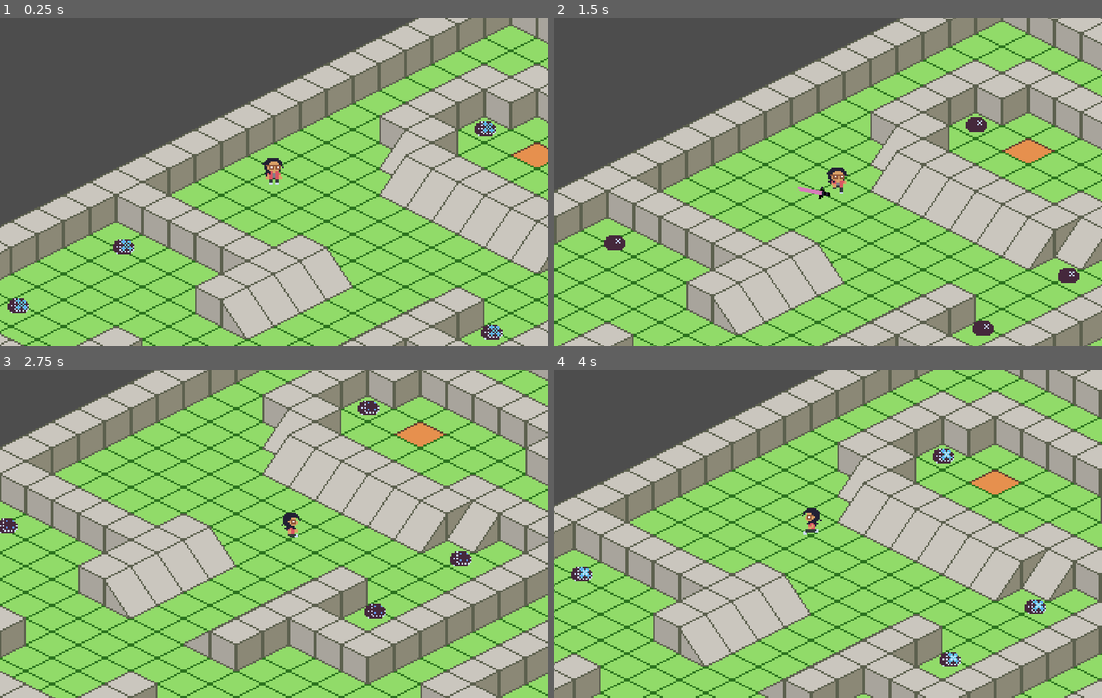
Above: before the commit, frames 1-4 (two rows, left to right).
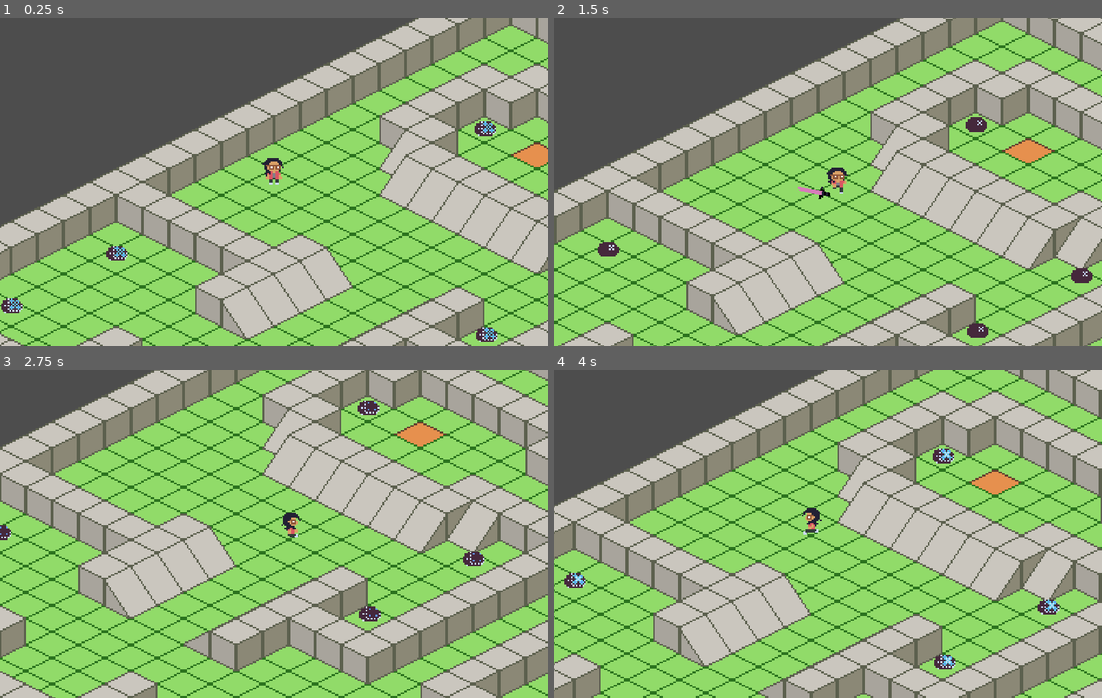
Above: after the commit, the same moments.

Repository: gaboma19/dustership
Game: Godot game, scene res://scenes/combat/combat.tscn
The game is run twice, just before and just after one commit, with the same random seed, the same clock (stepped at 60 frames per second) and the same inputs. The engine's default icon, where the game draws it, is replaced by a stand-in: a white triangle on a blue panel in a dark square.
Inputs (mouse positions are in pixels of both pictures, inside the frame that each line leads up to):
- Up to frame 1 (0.25 s): no input
- Up to frame 2 (1.5 s): move the mouse to (948, 165) at 0.52 s; press the mouse at (948, 165) at 0.53 s; hold D (move_right) 0.53-1.28 s; move the mouse to (718, 198) at 1.27 s; release the mouse at (718, 198) at 1.28 s; hold S (move_down) from 1.28 s (still down); click (718, 198) at 1.35 s
- Up to frame 3 (2.75 s): move the mouse to (328, 461) at 2.02 s; release S (move_down) at 2.03 s; press the mouse at (328, 461) at 2.03 s; hold D (move_right) from 2.03 s (still down)
- Up to frame 4 (4 s): move the mouse to (800, 599) at 2.77 s; release D (move_right) at 2.78 s; release the mouse at (800, 599) at 2.78 s; hold Up (move_up) 2.78-3.53 s; click (800, 599) at 2.85 s; move the mouse to (992, 583) at 3.52 s; press the mouse at (992, 583) at 3.53 s; hold A (move_left) from 3.53 s (still down)

The runs differ from the first frame. In frame 1, 0.5% of the frame differs, in the area x 0-92%, y 67-99%; in frame 2, 0.5%; in frame 3, 0.5%; in frame 4, 0.6%, in the area x 1-93%, y 60-92%.

Commit message:
add components from course

Diff:
--- a/project.godot
+++ b/project.godot
@@ -27,6 +27,10 @@
 [editor_plugins]
 
 enabled=PackedStringArray("res://addons/AsepriteWizard/plugin.cfg")
+
+[gui]
+
+theme/custom="res://resources/theme.tres"
 
 [input]
 
--- /dev/null
+++ b/resources/theme.tres
@@ -0,0 +1,6 @@
+[gd_resource type="Theme" load_steps=2 format=3 uid="uid://dvxsu1p51t4yo"]
+
+[ext_resource type="FontFile" uid="uid://c1fndwv2tyfbk" path="res://assets/pixellari/Pixellari.ttf" id="1_i63ck"]
+
+[resource]
+default_font = ExtResource("1_i63ck")
--- a/scenes/combat/combat.tscn
+++ b/scenes/combat/combat.tscn
@@ -1,7 +1,7 @@
 [gd_scene load_steps=4 format=3 uid="uid://c07831odmeqpn"]
 
-[ext_resource type="PackedScene" uid="uid://8mj6n5arl8rg" path="res://scenes/objects/player/player.tscn" id="2_q03xn"]
-[ext_resource type="PackedScene" uid="uid://ggvy8hstsf8l" path="res://scenes/objects/philo/philo.tscn" id="3_0rarn"]
+[ext_resource type="PackedScene" uid="uid://8mj6n5arl8rg" path="res://scenes/entities/player/player.tscn" id="2_q03xn"]
+[ext_resource type="PackedScene" uid="uid://ggvy8hstsf8l" path="res://scenes/entities/philo/philo.tscn" id="3_0rarn"]
 [ext_resource type="PackedScene" uid="uid://b7qlpio0l5g3f" path="res://scenes/combat/pathfinding_tilemap.tscn" id="3_qdqo6"]
 
 [node name="Combat" type="Node2D"]
@@ -25,16 +25,16 @@
 position = Vector2(-112, -72)
 
 [node name="Philo" parent="Entities" instance=ExtResource("3_0rarn")]
-position = Vector2(72, -8)
+position = Vector2(80, -8)
 
 [node name="Philo2" parent="Entities" instance=ExtResource("3_0rarn")]
-position = Vector2(20, 24)
+position = Vector2(16, 24)
 
 [node name="Philo3" parent="Entities" instance=ExtResource("3_0rarn")]
-position = Vector2(-204, -28)
+position = Vector2(-208, -24)
 
 [node name="Philo4" parent="Entities" instance=ExtResource("3_0rarn")]
-position = Vector2(-268, 8)
+position = Vector2(-272, 8)
 
 [node name="Philo5" parent="Entities" instance=ExtResource("3_0rarn")]
 position = Vector2(0, 144)
@@ -43,7 +43,7 @@
 position = Vector2(16, -100)
 
 [node name="Philo7" parent="Entities" instance=ExtResource("3_0rarn")]
-position = Vector2(248, 20)
+position = Vector2(256, 16)
 
 [node name="Philo8" parent="Entities" instance=ExtResource("3_0rarn")]
 position = Vector2(160, 64)
@@ -67,10 +67,10 @@
 position = Vector2(332, 320)
 
 [node name="Philo15" parent="Entities" instance=ExtResource("3_0rarn")]
-position = Vector2(264, 124)
+position = Vector2(272, 120)
 
 [node name="Philo16" parent="Entities" instance=ExtResource("3_0rarn")]
-position = Vector2(192, 156)
+position = Vector2(192, 160)
 
 [node name="Philo17" parent="Entities" instance=ExtResource("3_0rarn")]
 position = Vector2(208, 236)
--- /dev/null
+++ b/scenes/components/death_component.gd
@@ -0,0 +1,38 @@
+extends Node2D
+
+@export var health_component: Node
+@export var sprite: Sprite2D
+
+
+func _ready():
+	health_component.died.connect(on_died)
+
+
+func get_texture_from_atlas():
+	@warning_ignore("integer_division")
+	var sprite_dimensions = Vector2(
+		sprite.texture.get_width() / sprite.hframes,
+		sprite.texture.get_height() / sprite.vframes)
+	var region = Rect2(sprite.frame_coords, sprite_dimensions)
+
+	var atlas = AtlasTexture.new()
+	atlas.atlas = sprite.texture
+	atlas.region = region
+
+	return atlas
+
+
+func on_died():
+	if owner == null || not owner is Node2D:
+		return
+
+	$GPUParticles2D.texture = get_texture_from_atlas()
+
+	var spawn_position = owner.global_position
+
+	var entities = get_tree().get_first_node_in_group("entities")
+	get_parent().remove_child(self)
+	entities.add_child(self)
+
+	global_position = spawn_position
+	$AnimationPlayer.play("default")
--- /dev/null
+++ b/scenes/components/death_component.tscn
@@ -0,0 +1,90 @@
+[gd_scene load_steps=9 format=3 uid="uid://bqp027bkxbbdq"]
+
+[ext_resource type="Script" path="res://scenes/components/death_component.gd" id="1_sm3xe"]
+[ext_resource type="Texture2D" uid="uid://do1smmanvhlef" path="res://assets/philo/philo-16.png" id="2_eaf46"]
+
+[sub_resource type="Animation" id="Animation_jbi63"]
+resource_name = "default"
+tracks/0/type = "value"
+tracks/0/imported = false
+tracks/0/enabled = true
+tracks/0/path = NodePath("GPUParticles2D:emitting")
+tracks/0/interp = 1
+tracks/0/loop_wrap = true
+tracks/0/keys = {
+"times": PackedFloat32Array(0),
+"transitions": PackedFloat32Array(1),
+"update": 1,
+"values": [true]
+}
+tracks/1/type = "method"
+tracks/1/imported = false
+tracks/1/enabled = true
+tracks/1/path = NodePath(".")
+tracks/1/interp = 1
+tracks/1/loop_wrap = true
+tracks/1/keys = {
+"times": PackedFloat32Array(1),
+"transitions": PackedFloat32Array(1),
+"values": [{
+"args": [],
+"method": &"queue_free"
+}]
+}
+
+[sub_resource type="Animation" id="Animation_0vwux"]
+length = 0.001
+tracks/0/type = "value"
+tracks/0/imported = false
+tracks/0/enabled = true
+tracks/0/path = NodePath("GPUParticles2D:emitting")
+tracks/0/interp = 1
+tracks/0/loop_wrap = true
+tracks/0/keys = {
+"times": PackedFloat32Array(0),
+"transitions": PackedFloat32Array(1),
+"update": 1,
+"values": [false]
+}
+
+[sub_resource type="AnimationLibrary" id="AnimationLibrary_4bf1o"]
+_data = {
+"RESET": SubResource("Animation_0vwux"),
+"default": SubResource("Animation_jbi63")
+}
+
+[sub_resource type="Curve" id="Curve_6j87l"]
+_data = [Vector2(0, 1), 0.0, 0.0, 0, 0, Vector2(0.6, 1), 0.0, 0.0, 0, 0, Vector2(1, 0), 0.0, 0.0, 0, 0]
+point_count = 3
+
+[sub_resource type="CurveTexture" id="CurveTexture_aidrr"]
+curve = SubResource("Curve_6j87l")
+
+[sub_resource type="ParticleProcessMaterial" id="ParticleProcessMaterial_pt6m8"]
+particle_flag_disable_z = true
+direction = Vector3(0, -1, 0)
+spread = 30.0
+initial_velocity_min = 175.0
+initial_velocity_max = 200.0
+angular_velocity_min = -1440.0
+angular_velocity_max = 1440.0
+gravity = Vector3(0, 800, 0)
+scale_curve = SubResource("CurveTexture_aidrr")
+
+[node name="DeathComponent" type="Node2D"]
+script = ExtResource("1_sm3xe")
+
+[node name="AnimationPlayer" type="AnimationPlayer" parent="."]
+libraries = {
+"": SubResource("AnimationLibrary_4bf1o")
+}
+
+[node name="GPUParticles2D" type="GPUParticles2D" parent="."]
+emitting = false
+amount = 1
+process_material = SubResource("ParticleProcessMaterial_pt6m8")
+texture = ExtResource("2_eaf46")
+lifetime = 0.5
+one_shot = true
+fixed_fps = 0
+interpolate = false
--- /dev/null
+++ b/scenes/components/hit_flash_component.gd
@@ -0,0 +1,23 @@
+extends Node
+
+@export var health_component: Node
+@export var sprite: Sprite2D
+@export var hit_flash_material: ShaderMaterial
+
+var hit_flash_tween: Tween
+
+
+func _ready():
+	health_component.health_changed.connect(on_health_changed)
+	sprite.material = hit_flash_material
+
+
+func on_health_changed():
+	# restart tween if it is already active
+	if hit_flash_tween != null && hit_flash_tween.is_valid():
+		hit_flash_tween.kill()
+
+	(sprite.material as ShaderMaterial).set_shader_parameter("lerp_percent", 1.0)
+	hit_flash_tween = create_tween()
+	hit_flash_tween.tween_property(sprite.material, "shader_parameter/lerp_percent", 0.0, 0.25)\
+	.set_ease(Tween.EASE_IN).set_trans(Tween.TRANS_CUBIC)
--- /dev/null
+++ b/scenes/components/hit_flash_component.tscn
@@ -0,0 +1,8 @@
+[gd_scene load_steps=3 format=3 uid="uid://dmoxbd2k6knqn"]
+
+[ext_resource type="Script" path="res://scenes/components/hit_flash_component.gd" id="1_6j7d1"]
+[ext_resource type="Material" uid="uid://canw1c76xopdl" path="res://scenes/components/hit_flash_component_material.tres" id="2_ysc44"]
+
+[node name="HitFlashComponent" type="Node"]
+script = ExtResource("1_6j7d1")
+hit_flash_material = ExtResource("2_ysc44")
--- /dev/null
+++ b/scenes/components/hit_flash_component_material.gdshader
@@ -0,0 +1,10 @@
+shader_type canvas_item;
+
+uniform float lerp_percent : hint_range(0.0, 1.0);
+
+void fragment() {
+	// Called for every pixel the material is visible on.
+	vec4 texture_color = texture(TEXTURE, UV);
+	vec4 final_color = mix(texture_color, vec4(1.0, 1.0, 1.0, texture_color.a), lerp_percent);
+	COLOR = final_color;
+}
--- /dev/null
+++ b/scenes/components/hit_flash_component_material.tres
@@ -0,0 +1,8 @@
+[gd_resource type="ShaderMaterial" load_steps=2 format=3 uid="uid://canw1c76xopdl"]
+
+[ext_resource type="Shader" path="res://scenes/components/hit_flash_component_material.gdshader" id="1_tuawj"]
+
+[resource]
+resource_local_to_scene = true
+shader = ExtResource("1_tuawj")
+shader_parameter/lerp_percent = null
--- a/scenes/objects/player/player.tscn
+++ b/scenes/entities/pathfinding_character_body/pathfinding_character_body.tscn
@@ -1,13 +1,7 @@
-[gd_scene load_steps=31 format=3 uid="uid://8mj6n5arl8rg"]
-
-[ext_resource type="Script" path="res://scenes/objects/player/player.gd" id="1_1rubt"]
+[gd_scene load_steps=27 format=3 uid="uid://bg764t7c7buqn"]
+
+[ext_resource type="Script" path="res://scenes/entities/pathfinding_character_body/pathfinding_character_body.gd" id="1_1rubt"]
 [ext_resource type="Texture2D" uid="uid://siitdmrp7hur" path="res://assets/gabriel/gabriel.png" id="2_7oby8"]
-[ext_resource type="PackedScene" uid="uid://c7t8vbrvflhqd" path="res://scenes/components/velocity_component.tscn" id="2_rdnns"]
-[ext_resource type="PackedScene" uid="uid://dddqbw827wnsn" path="res://scenes/ability/sword_ability_controller/sword_ability_controller.tscn" id="3_k1pfd"]
-[ext_resource type="PackedScene" uid="uid://bdh07l2o7mvp5" path="res://scenes/components/ability_spawn_component.tscn" id="5_lbmhv"]
-
-[sub_resource type="Animation" id="Animation_ek2j0"]
-length = 0.001
 
 [sub_resource type="Animation" id="Animation_owhys"]
 length = 10.1
@@ -523,7 +517,6 @@
 
 [sub_resource type="AnimationLibrary" id="AnimationLibrary_vs3ls"]
 _data = {
-"RESET": SubResource("Animation_ek2j0"),
 "idle down": SubResource("Animation_owhys"),
 "idle left": SubResource("Animation_5eoq8"),
 "idle right": SubResource("Animation_toaro"),
@@ -606,20 +599,8 @@
 [sub_resource type="RectangleShape2D" id="RectangleShape2D_qlucn"]
 size = Vector2(8, 4)
 
-[node name="Player" type="CharacterBody2D" groups=["player"]]
-collision_layer = 2
-motion_mode = 1
+[node name="PathfindingCharacterBody" type="CharacterBody2D"]
 script = ExtResource("1_1rubt")
-
-[node name="VelocityComponent" parent="." instance=ExtResource("2_rdnns")]
-max_speed = 60
-acceleration = 10.0
-
-[node name="AbilitySpawnComponent" parent="." instance=ExtResource("5_lbmhv")]
-
-[node name="Abilities" type="Node" parent="."]
-
-[node name="SwordAbilityController" parent="Abilities" instance=ExtResource("3_k1pfd")]
 
 [node name="Sprite2D" type="Sprite2D" parent="."]
 texture_filter = 1
@@ -652,9 +633,9 @@
 }
 tree_root = SubResource("AnimationNodeStateMachine_dps2l")
 anim_player = NodePath("../AnimationPlayer")
-parameters/conditions/is_idle = true
+parameters/conditions/is_idle = false
 parameters/conditions/is_moving = false
-parameters/Idle/blend_position = Vector2(0, 1)
+parameters/Idle/blend_position = Vector2(-0.00342464, 1.09214)
 parameters/Walk/blend_position = Vector2(0.00342464, 0.817143)
 
 [node name="CollisionShape2D" type="CollisionShape2D" parent="."]
--- a/scenes/objects/philo/philo.tscn
+++ b/scenes/entities/philo/philo.tscn
@@ -1,13 +1,21 @@
-[gd_scene load_steps=21 format=3 uid="uid://ggvy8hstsf8l"]
+[gd_scene load_steps=25 format=3 uid="uid://ggvy8hstsf8l"]
 
 [ext_resource type="Texture2D" uid="uid://dof77yend8fdb" path="res://assets/philo/philo.png" id="1_7fay8"]
-[ext_resource type="Script" path="res://scenes/objects/philo/philo.gd" id="1_wrftd"]
+[ext_resource type="Script" path="res://scenes/entities/philo/philo.gd" id="1_wrftd"]
 [ext_resource type="PackedScene" uid="uid://c7t8vbrvflhqd" path="res://scenes/components/velocity_component.tscn" id="2_2owtl"]
 [ext_resource type="PackedScene" uid="uid://b1qboeyt6528a" path="res://scenes/components/health_component.tscn" id="2_t7y50"]
 [ext_resource type="PackedScene" uid="uid://bad0hk0t7q50h" path="res://scenes/components/hurtbox_component.tscn" id="2_xgd4y"]
+[ext_resource type="PackedScene" uid="uid://dmoxbd2k6knqn" path="res://scenes/components/hit_flash_component.tscn" id="4_2drbo"]
+[ext_resource type="Shader" path="res://scenes/components/hit_flash_component_material.gdshader" id="5_imsff"]
+[ext_resource type="PackedScene" uid="uid://bqp027bkxbbdq" path="res://scenes/components/death_component.tscn" id="6_m3bhp"]
 [ext_resource type="PackedScene" uid="uid://txlnj5q7hlne" path="res://scripts/state_machine/state_machine.tscn" id="6_mnpyb"]
-[ext_resource type="Script" path="res://scenes/objects/philo/idle.gd" id="7_bsmhr"]
-[ext_resource type="Script" path="res://scenes/objects/philo/aggro.gd" id="8_m7fi4"]
+[ext_resource type="Script" path="res://scenes/entities/philo/states/idle.gd" id="7_bsmhr"]
+[ext_resource type="Script" path="res://scenes/entities/philo/states/aggro.gd" id="8_m7fi4"]
+
+[sub_resource type="ShaderMaterial" id="ShaderMaterial_8i80p"]
+resource_local_to_scene = true
+shader = ExtResource("5_imsff")
+shader_parameter/lerp_percent = null
 
 [sub_resource type="Animation" id="Animation_qugig"]
 length = 2.0
@@ -188,6 +196,15 @@
 max_speed = 4
 acceleration = 4.0
 
+[node name="HitFlashComponent" parent="." node_paths=PackedStringArray("health_component", "sprite") instance=ExtResource("4_2drbo")]
+health_component = NodePath("../HealthComponent")
+sprite = NodePath("../Sprite2D")
+hit_flash_material = SubResource("ShaderMaterial_8i80p")
+
+[node name="DeathComponent" parent="." node_paths=PackedStringArray("health_component", "sprite") instance=ExtResource("6_m3bhp")]
+health_component = NodePath("../HealthComponent")
+sprite = NodePath("../Sprite2D")
+
 [node name="AnimationTree" type="AnimationTree" parent="."]
 libraries = {
 "": SubResource("AnimationLibrary_x6ig7")
@@ -204,10 +221,10 @@
 
 [node name="HurtboxComponent" parent="." node_paths=PackedStringArray("health_component") instance=ExtResource("2_xgd4y")]
 visible = false
+position = Vector2(0, -6)
 health_component = NodePath("../HealthComponent")
 
 [node name="CollisionShape2D" type="CollisionShape2D" parent="HurtboxComponent"]
-position = Vector2(0, -4)
 rotation = 1.57079
 shape = SubResource("CircleShape2D_eoy7n")
 
@@ -219,11 +236,11 @@
 [node name="AggroArea2D" type="Area2D" parent="."]
 unique_name_in_owner = true
 visible = false
+position = Vector2(0, -6)
 collision_layer = 0
 collision_mask = 2
 
 [node name="CollisionShape2D" type="CollisionShape2D" parent="AggroArea2D"]
-position = Vector2(0, -4)
 shape = SubResource("CircleShape2D_1rr5x")
 
 [node name="Sprite2D" type="Sprite2D" parent="."]
@@ -232,7 +249,7 @@
 offset = Vector2(0, -6)
 hframes = 6
 vframes = 6
-frame = 7
+frame = 1
 metadata/_aseprite_wizard_config_ = {
 "i_mode": -1,
 "keep_anim_length": false,
--- a/scenes/objects/philo/aggro.gd
+++ b/scenes/entities/philo/states/aggro.gd
@@ -1,7 +1,7 @@
 # aggro.gd
 extends EnemyState
 
-@onready var aggro_area_2d = %AggroArea2D
+@onready var aggro_area_2d: Area2D = %AggroArea2D
 
 
 func enter(_msg := {}) -> void:
--- a/scenes/objects/philo/idle.gd
+++ b/scenes/entities/philo/states/idle.gd
@@ -1,6 +1,6 @@
 extends EnemyState
 
-@onready var aggro_area_2d = %AggroArea2D
+@onready var aggro_area_2d: Area2D = %AggroArea2D
 
 
 func enter(_msg := {}) -> void:
--- a/scenes/objects/pathfinding_character_body/pathfinding_character_body.tscn
+++ b/scenes/entities/player/player.tscn
@@ -1,7 +1,13 @@
-[gd_scene load_steps=27 format=3 uid="uid://bg764t7c7buqn"]
-
-[ext_resource type="Script" path="res://scenes/objects/pathfinding_character_body/pathfinding_character_body.gd" id="1_1rubt"]
+[gd_scene load_steps=31 format=3 uid="uid://8mj6n5arl8rg"]
+
+[ext_resource type="Script" path="res://scenes/entities/player/player.gd" id="1_1rubt"]
 [ext_resource type="Texture2D" uid="uid://siitdmrp7hur" path="res://assets/gabriel/gabriel.png" id="2_7oby8"]
+[ext_resource type="PackedScene" uid="uid://c7t8vbrvflhqd" path="res://scenes/components/velocity_component.tscn" id="2_rdnns"]
+[ext_resource type="PackedScene" uid="uid://dddqbw827wnsn" path="res://scenes/ability/sword_ability_controller/sword_ability_controller.tscn" id="3_k1pfd"]
+[ext_resource type="PackedScene" uid="uid://bdh07l2o7mvp5" path="res://scenes/components/ability_spawn_component.tscn" id="5_lbmhv"]
+
+[sub_resource type="Animation" id="Animation_ek2j0"]
+length = 0.001
 
 [sub_resource type="Animation" id="Animation_owhys"]
 length = 10.1
@@ -517,6 +523,7 @@
 
 [sub_resource type="AnimationLibrary" id="AnimationLibrary_vs3ls"]
 _data = {
+"RESET": SubResource("Animation_ek2j0"),
 "idle down": SubResource("Animation_owhys"),
 "idle left": SubResource("Animation_5eoq8"),
 "idle right": SubResource("Animation_toaro"),
@@ -599,8 +606,20 @@
 [sub_resource type="RectangleShape2D" id="RectangleShape2D_qlucn"]
 size = Vector2(8, 4)
 
-[node name="PathfindingCharacterBody" type="CharacterBody2D"]
+[node name="Player" type="CharacterBody2D" groups=["player"]]
+collision_layer = 2
+motion_mode = 1
 script = ExtResource("1_1rubt")
+
+[node name="VelocityComponent" parent="." instance=ExtResource("2_rdnns")]
+max_speed = 60
+acceleration = 10.0
+
+[node name="AbilitySpawnComponent" parent="." instance=ExtResource("5_lbmhv")]
+
+[node name="Abilities" type="Node" parent="."]
+
+[node name="SwordAbilityController" parent="Abilities" instance=ExtResource("3_k1pfd")]
 
 [node name="Sprite2D" type="Sprite2D" parent="."]
 texture_filter = 1
@@ -633,9 +652,9 @@
 }
 tree_root = SubResource("AnimationNodeStateMachine_dps2l")
 anim_player = NodePath("../AnimationPlayer")
-parameters/conditions/is_idle = false
+parameters/conditions/is_idle = true
 parameters/conditions/is_moving = false
-parameters/Idle/blend_position = Vector2(-0.00342464, 1.09214)
+parameters/Idle/blend_position = Vector2(0, 1)
 parameters/Walk/blend_position = Vector2(0.00342464, 0.817143)
 
 [node name="CollisionShape2D" type="CollisionShape2D" parent="."]
--- a/scenes/managers/turn_queue_manager.tscn
+++ b/scenes/managers/turn_queue_manager.tscn
@@ -1,7 +1,7 @@
 [gd_scene load_steps=3 format=3 uid="uid://byevirwmywwqe"]
 
 [ext_resource type="Script" path="res://scenes/managers/turn_queue_manager.gd" id="1_u4cvq"]
-[ext_resource type="PackedScene" uid="uid://ggvy8hstsf8l" path="res://scenes/objects/philo/philo.tscn" id="2_xsfau"]
+[ext_resource type="PackedScene" uid="uid://ggvy8hstsf8l" path="res://scenes/entities/philo/philo.tscn" id="2_xsfau"]
 
 [node name="TurnQueueManager" type="Node2D"]
 script = ExtResource("1_u4cvq")
--- a/scenes/ui/floating_text.gd
+++ b/scenes/ui/floating_text.gd
@@ -7,7 +7,7 @@
 	var tween = create_tween()
 	tween.set_parallel()
 
-	tween.tween_property(self, "global_position", global_position + (Vector2.UP * 16), 0.3)\
+	tween.tween_property(self, "global_position", global_position + (Vector2.UP * 8), 0.3)\
 	.set_ease(Tween.EASE_OUT).set_trans(Tween.TRANS_CUBIC)
 	tween.chain()
 
--- a/scenes/ui/floating_text.tscn
+++ b/scenes/ui/floating_text.tscn
@@ -11,6 +11,7 @@
 offset_top = -16.0
 offset_right = 50.0
 offset_bottom = 16.0
+theme_override_colors/font_shadow_color = Color(0, 0, 0, 1)
 text = "700"
 horizontal_alignment = 1
 vertical_alignment = 1
Binary file added: assets/philo/philo-16.png
Not shown, added: assets/philo/philo-16.png.import
Binary file added: assets/pixellari/Pixellari.ttf
Not shown, added: assets/pixellari/Pixellari.ttf.import
Renamed: scenes/objects/pathfinding_character_body/pathfinding_character_body.gd -> scenes/entities/pathfinding_character_body/pathfinding_character_body.gd
Renamed: scenes/objects/player/player.gd -> scenes/entities/player/player.gd
Renamed: scenes/objects/philo/enemy.gd -> scripts/enemy/enemy.gd
Renamed: scenes/objects/philo/philo_state.gd -> scripts/state_machine/enemy_state.gd
